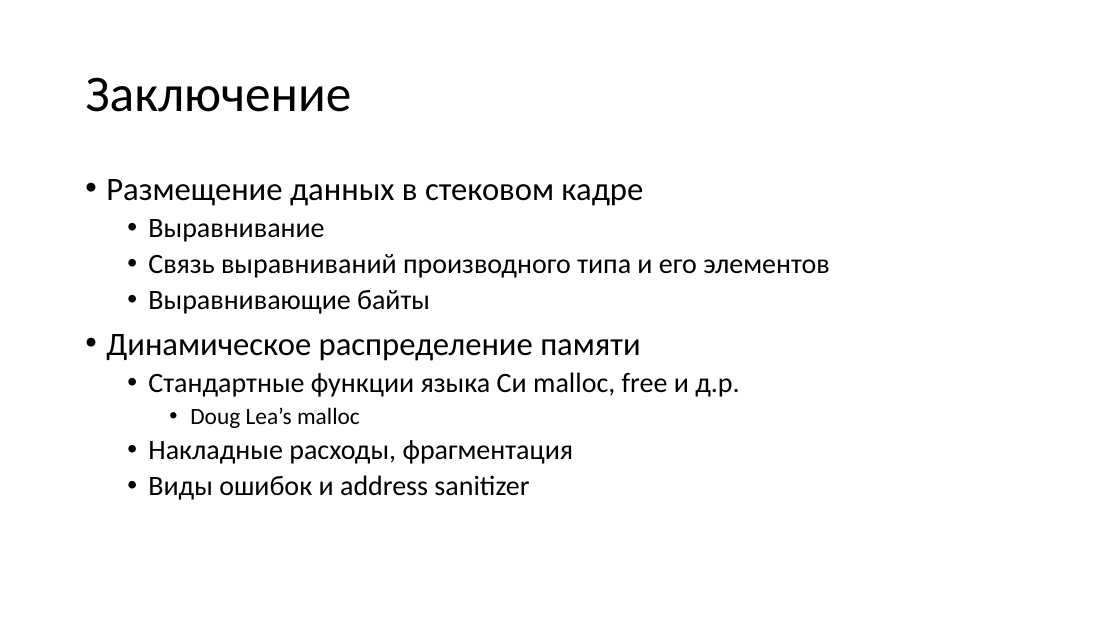
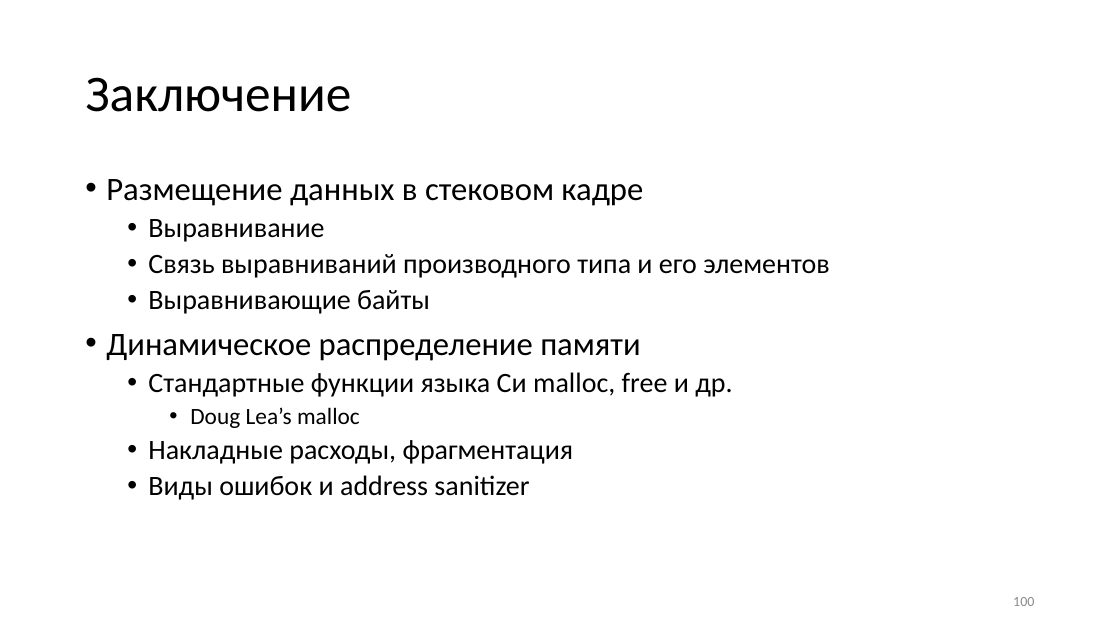
Before and after one commit to Evgueni-Petrov-aka-espetrov/Algorithms-and-Programming-in-C-pptx, a slide deck: slide 100 of 06.5 Размещение типов в памяти.pptx. Drawn at 1120x630 pixels with LibreOffice and Linux fonts; fonts in the diff are those of the drawing. Boxes give left, top, right and bottom in pixels: in the first picture for what was removed or moved away, otherwise in the second. Text is boxed around its words. In the diff, an @@ line names an element or a change of style, - is before the commit and + after.

```diff
--- a/06.5 Размещение типов в памяти.pptx
+++ b/06.5 Размещение типов в памяти.pptx
@@ text at (148, 372, 732, 397): text changed @@
-  • Стандартные функции языка Си malloc, free и д.р.
+  • Стандартные функции языка Си malloc, free и др.
@@ page number added at (1013, 597, 1034, 606), 12 pt, text #8C8C8C @@
+100
```
Also in this commit, not shown: 98 other slides changed.
